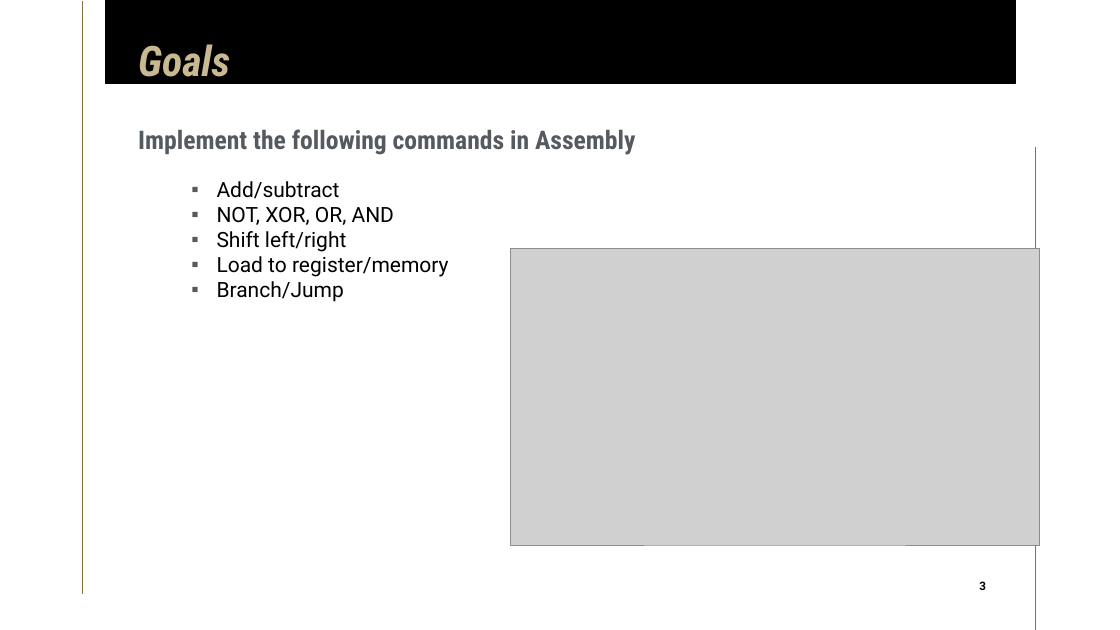
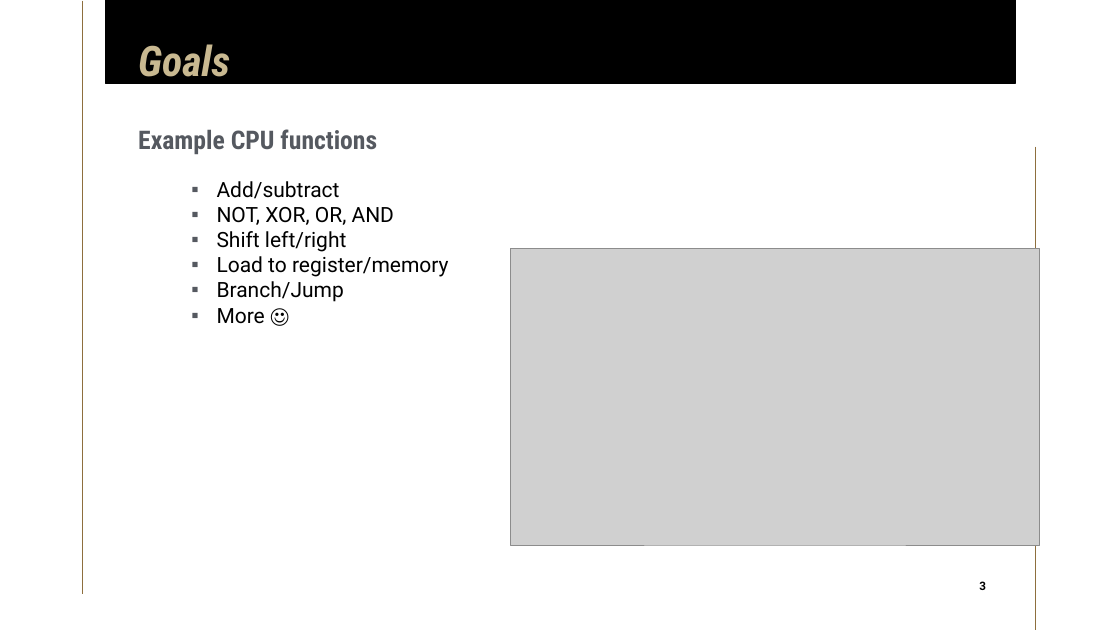
Before and after one commit to limichael246/STARS_2024, a slide deck: slide 3 of Project_Proposal.pptx. Drawn at 1120x630 pixels with LibreOffice and Linux fonts; fonts in the diff are those of the drawing; grey boxes stand for pictures. Boxes give left, top, right and bottom in pixels: in the first picture for what was removed or moved away, otherwise in the second. Text is boxed around its words. In the diff, an @@ line names an element or a change of style, - is before the commit and + after.

```diff
--- a/Project_Proposal.pptx
+++ b/Project_Proposal.pptx
@@ subtitle at [138, 129, 377, 154]: text changed @@
-Implement the following commands in Assembly
+Example CPU functions
@@ text at [217, 308, 265, 324]: paragraph added @@
+▪ More ☺
```
Also in this commit, not shown: 8 other slides changed, 13 slides added, 3 slides removed.
